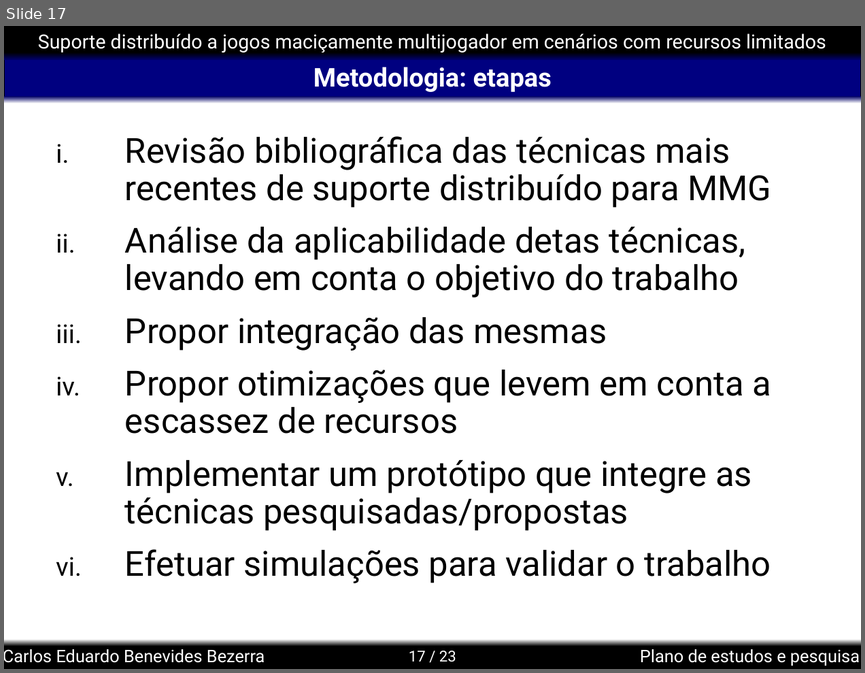
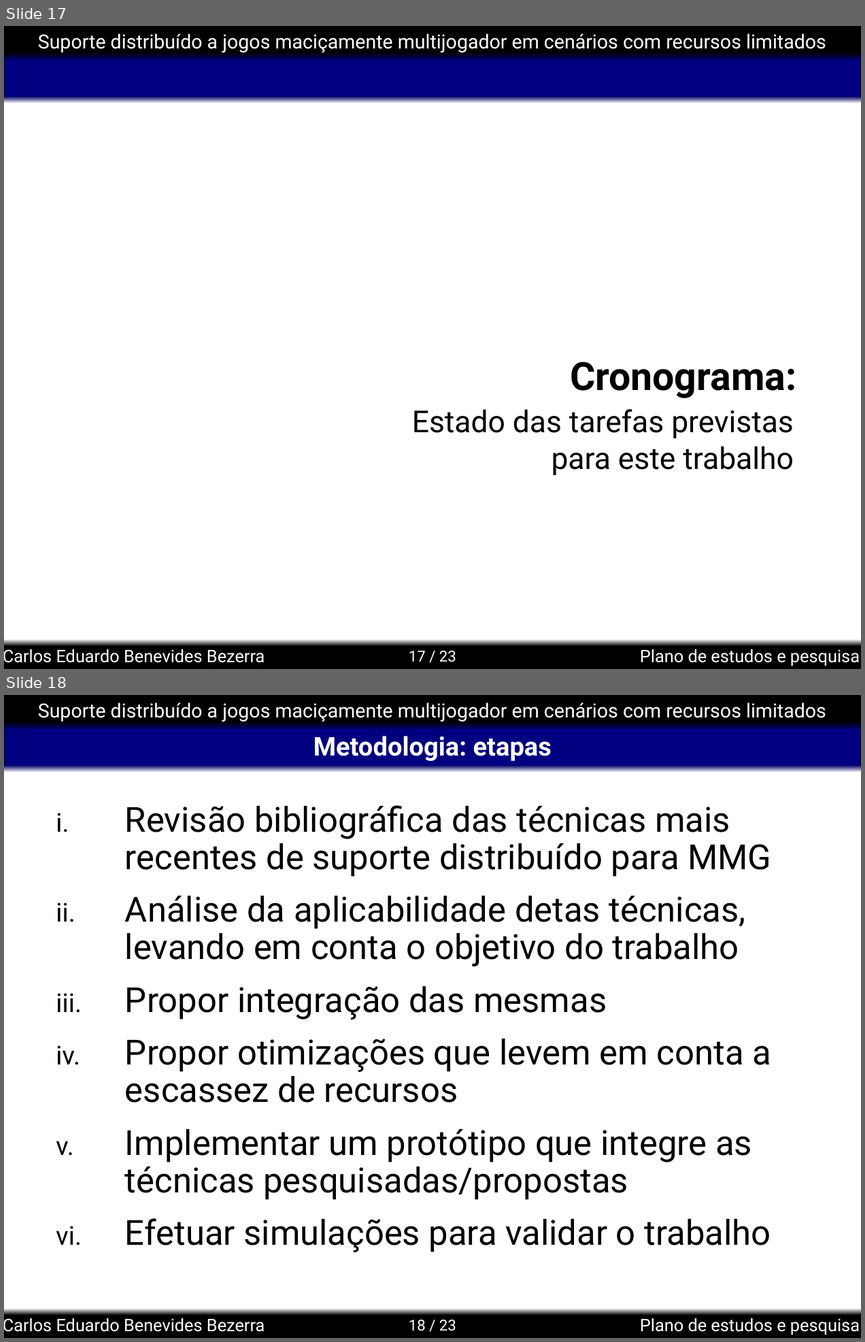
Before and after one commit to kdubezerra/kdubezerra, a slide deck: textos/semac/Semac_Defesa.ppt. Shown one above the other, each under a label of ours: slide 17 before the commit, slides 17 and 18 after it. The pictures are 865x673 and 865x1342 pixels, drawn with LibreOffice and Linux fonts; fonts in the diff are those of the drawing; background and template pictures are left out. Boxes give left, top, right and bottom in pixels: in the first picture for what was removed or moved away, otherwise in the second. Text is boxed around its words. In the diff, an @@ line names an element or a change of style, - is before the commit and + after.

```diff
--- a/textos/semac/Semac_Defesa.ppt
+++ b/textos/semac/Semac_Defesa.ppt
@@ slide 17 added at [4, 26, 861, 669], background #FFFFFF; not listed: 8 template elements that a slide beside it also shows @@
@@ title added at [570, 361, 796, 398], 36 pt, text #000000, bold @@
+Cronograma:
@@ subtitle added at [412, 409, 793, 475], 28 pt, text #000000 @@
+Estado das tarefas previstas
+para este trabalho
@@ what was slide 17 is now slide 18 @@
@@ page number at [409, 1319, 456, 1331]: text changed @@
-17 / 23
+18 / 23
```
Also in this commit, not shown: 5 slides changed.
